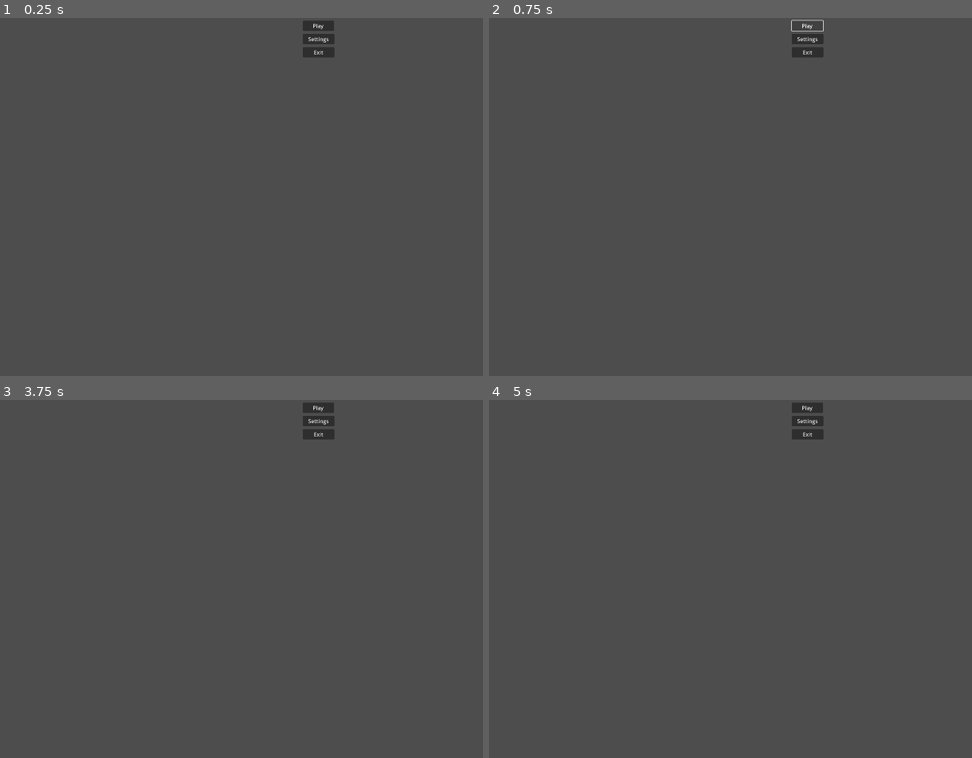
Above: before the commit, frames 1-4 (two rows, left to right).
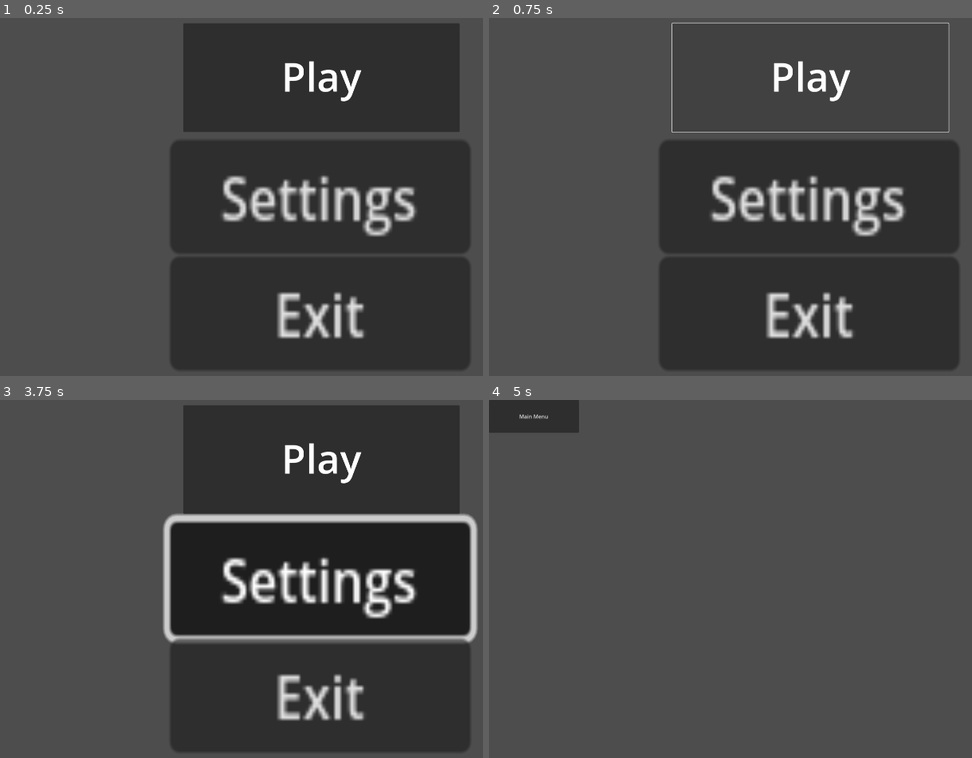
Above: after the commit, the same moments.

Repository: pandorasNox/rhuno
Game: Godot game, scene res://scenes/main_menu.tscn
Same seed, same stepped clock (60 frames per second), same inputs: the game is played once before the commit and once after it.
Inputs (mouse positions are in pixels of both pictures, inside the frame that each line leads up to):
- Up to frame 1 (0.25 s): no input
- Up to frame 2 (0.75 s): click "Play" at 0.5 s
- Up to frame 3 (3.75 s): click "Play" at 1.25 s; click "Settings" at 2 s; click "Main Menu" at 2.75 s; tap Enter at 3.5 s; move the mouse to (458, 561) at 3.52 s; hold Right (ui_right) from 3.53 s (still down); click (458, 561) at 3.67 s
- Up to frame 4 (5 s): release Right (ui_right) at 4.25 s; tap Space at 4.25 s; drag from (682, 596) to (773, 650) at 4.27 s

The runs differ from the first frame. In frame 1, 53% of the frame differs, in the area x 35-98%, y 0-99%; in frame 2, 38%; in frame 3, 56%, in the area x 33-100%, y 0-99%; in frame 4, 2.2%.

Commit message:
WIP: try ui auto size features

Diff:
--- a/scenes/main_menu.tscn
+++ b/scenes/main_menu.tscn
@@ -1,6 +1,9 @@
-[gd_scene load_steps=2 format=3 uid="uid://bk6b2xus7qk65"]
+[gd_scene load_steps=3 format=3 uid="uid://bk6b2xus7qk65"]
 
 [ext_resource type="Script" uid="uid://plk8kyyfibmy" path="res://scripts/main_menu.gd" id="1_l6cm7"]
+
+[sub_resource type="LabelSettings" id="LabelSettings_l6cm7"]
+font_size = 120
 
 [node name="MainMenu" type="Node2D"]
 script = ExtResource("1_l6cm7")
@@ -8,39 +11,62 @@
 [node name="CanvasLayer" type="CanvasLayer" parent="."]
 
 [node name="HBoxContainer" type="HBoxContainer" parent="CanvasLayer"]
-anchors_preset = 5
+anchors_preset = -1
 anchor_left = 0.5
 anchor_right = 0.5
-offset_right = 48.0
-offset_bottom = 119.0
+anchor_bottom = 1.0
+offset_left = -954.0
+offset_top = 0.44
+offset_right = 960.0
 grow_horizontal = 2
+grow_vertical = 2
 
 [node name="ButtonManager" type="Control" parent="CanvasLayer/HBoxContainer"]
 layout_mode = 2
 
 [node name="Play" type="Button" parent="CanvasLayer/HBoxContainer/ButtonManager"]
+visible = false
 layout_mode = 0
-offset_left = -48.0
-offset_top = 8.0
-offset_right = 46.0
-offset_bottom = 39.0
+offset_left = 538.0
+offset_top = 15.56
+offset_right = 866.0
+offset_bottom = 96.56
+scale = Vector2(2.75356, 4.07445)
 text = "Play"
 
 [node name="Settings" type="Button" parent="CanvasLayer/HBoxContainer/ButtonManager"]
 layout_mode = 0
-offset_left = -48.0
-offset_top = 48.0
-offset_right = 47.0
-offset_bottom = 79.0
+offset_left = 506.0
+offset_top = 367.56
+offset_right = 601.0
+offset_bottom = 398.56
+scale = Vector2(9.52674, 11.0788)
 text = "Settings"
 
 [node name="Exit" type="Button" parent="CanvasLayer/HBoxContainer/ButtonManager"]
 layout_mode = 0
-offset_left = -48.0
-offset_top = 88.0
-offset_right = 47.0
-offset_bottom = 119.0
+offset_left = 506.0
+offset_top = 719.56
+offset_right = 601.0
+offset_bottom = 750.56
+scale = Vector2(9.52674, 11.0788)
 text = "Exit"
+
+[node name="Button" type="Button" parent="CanvasLayer/HBoxContainer/ButtonManager"]
+layout_mode = 0
+offset_left = 546.0
+offset_top = 16.0
+offset_right = 1378.0
+offset_bottom = 344.0
+
+[node name="Label" type="Label" parent="CanvasLayer/HBoxContainer/ButtonManager/Button"]
+layout_mode = 0
+offset_right = 832.0
+offset_bottom = 320.0
+text = "Play"
+label_settings = SubResource("LabelSettings_l6cm7")
+horizontal_alignment = 1
+vertical_alignment = 1
 
 [connection signal="pressed" from="CanvasLayer/HBoxContainer/ButtonManager/Settings" to="." method="_on_scene_two_pressed"]
 [connection signal="pressed" from="CanvasLayer/HBoxContainer/ButtonManager/Exit" to="." method="_on_exit_pressed"]
